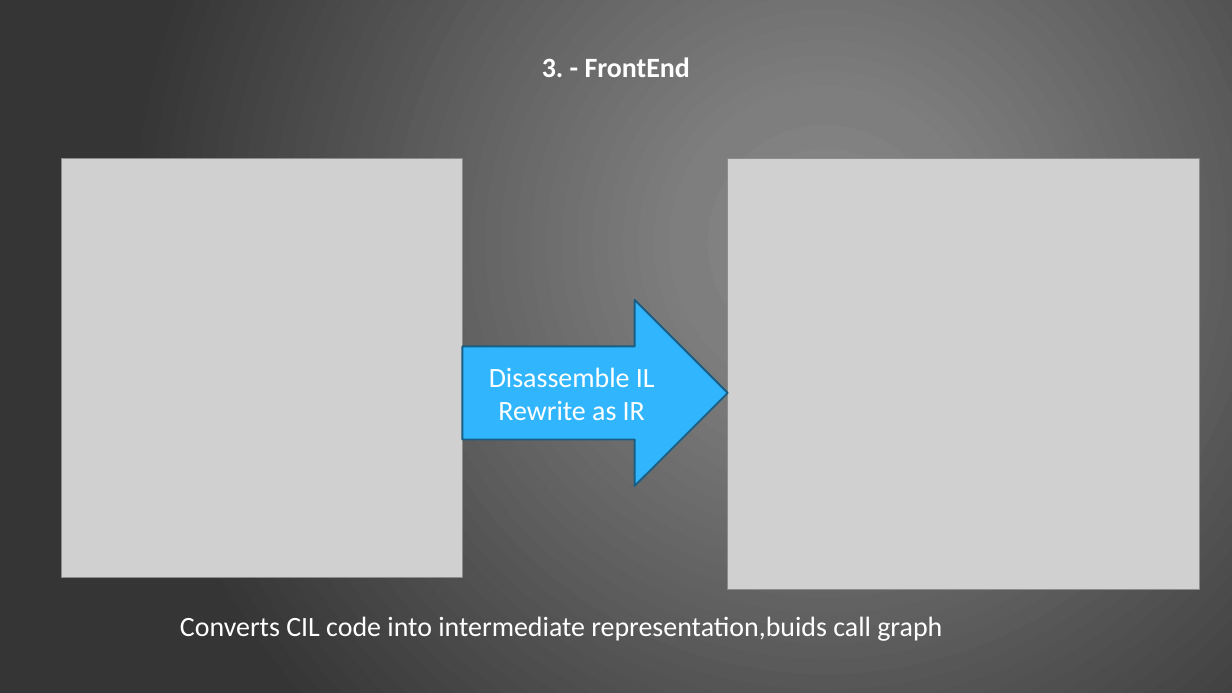
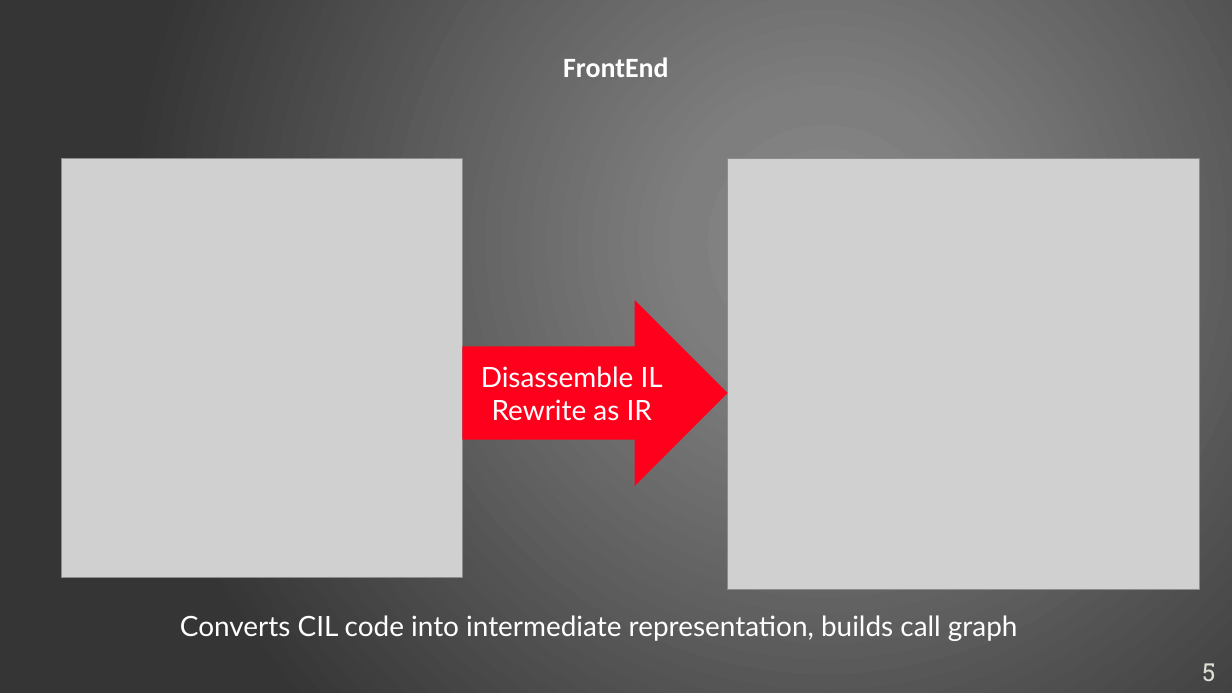
Before and after one commit to ciplogic/CodeRefractor, a slide deck: slide 5 of Documentation/Slides_final.pptx. Drawn at 1232x693 pixels with LibreOffice and Linux fonts; fonts in the diff are those of the drawing; grey boxes stand for pictures. Boxes give left, top, right and bottom in pixels: in the first picture for what was removed or moved away, otherwise in the second. Text is boxed around its words. In the diff, an @@ line names an element or a change of style, - is before the commit and + after.

```diff
--- a/Documentation/Slides_final.pptx
+++ b/Documentation/Slides_final.pptx
@@ text at box(563, 57, 668, 77): text changed @@
-3. - FrontEnd
+FrontEnd
@@ right arrow "Disassemble IL" at box(463, 300, 728, 486): font Calibri to Lato; fill #31B6FD to #FF001C; outline #195E84 1.25 pt to none @@
@@ text at box(180, 615, 1018, 641): text changed; font Calibri to Lato @@
-Converts CIL code into intermediate representation,buids call graph
+Converts CIL code into intermediate representation, builds call graph
@@ page number added at box(1202, 663, 1215, 681), 16 pt, text #E0E0D4 @@
+5
```
Also in this commit, not shown: 11 other slides changed, 2 slides added, 2 slides removed, 1 other file.
